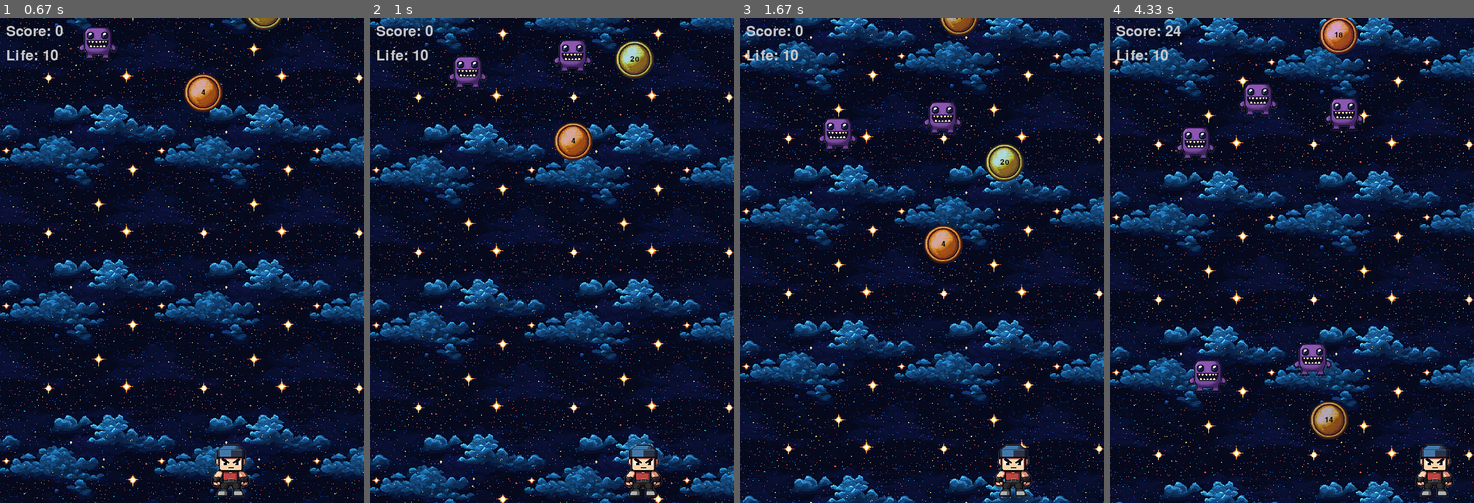
Above: before the commit, frames 1-4 (left to right).
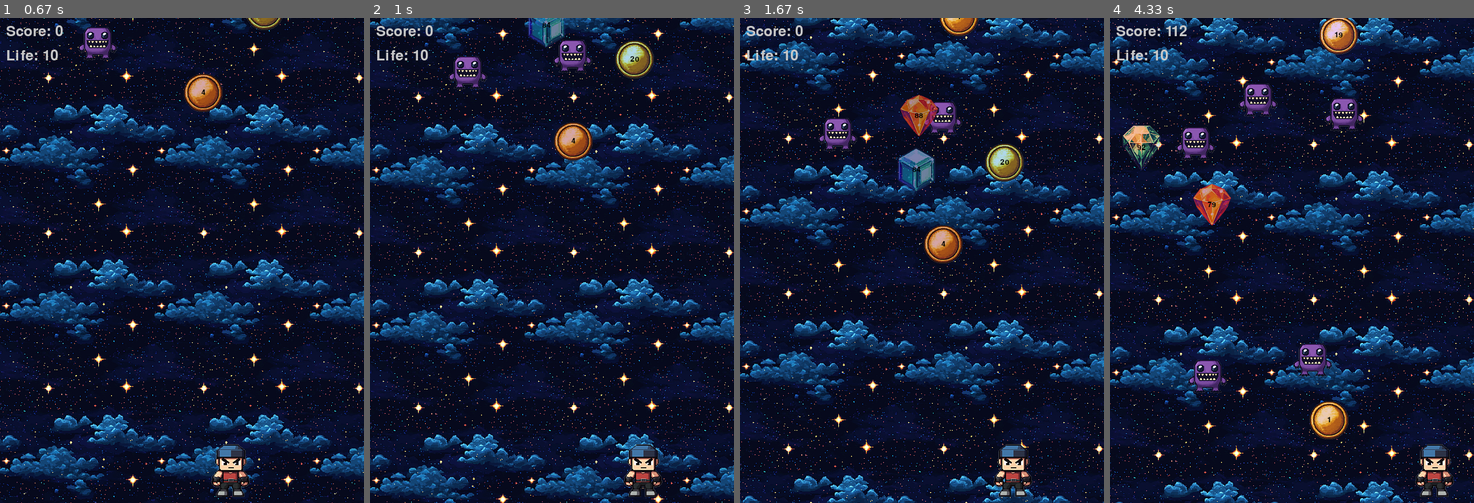
Above: after the commit, the same moments.

Repository: imigueldiaz/hero-monsters-pygame
Game: pygame game, started from run_game.py
Same seed, same stepped clock (60 frames per second), same inputs: the game is played once before the commit and once after it.
Inputs:
- Up to frame 1 (0.67 s): hold Right from 0.33 s (still down)
- Up to frame 2 (1 s): release Right at 0.8 s; hold Right from 0.83 s (still down)
- Up to frame 3 (1.67 s): release Right at 1.3 s; hold Left from 1.33 s (still down)
- Up to frame 4 (4.33 s): release Left at 1.87 s; hold Left 1.9-2.3 s; hold Right 2.33-2.97 s; hold Left 3-3.47 s; hold Right 3.5-3.97 s; hold Right from 4 s (still down)

Frame 1 is identical in both runs. In frame 2, 0.5% of the frame differs, in the area x 43-54%, y 0-6%; in frame 3, 1.5%; in frame 4, 2.0%, in the area x 3-68%, y 0-87%.

Commit message:
Add Jewel class and functionality to create and display jewels

Diff:
--- a/src/entities/__init__.py
+++ b/src/entities/__init__.py
@@ -2,3 +2,4 @@
 from .monster import Monster
 from .coin import Coin
 from .gameobject import GameObject, GameObjectType
+from .jewel import Jewel
--- /dev/null
+++ b/src/entities/jewel.py
@@ -0,0 +1,36 @@
+import random
+import pygame
+from .gameobject import GameObject, GameObjectType
+from .coin import Coin
+
+class Jewel(Coin):
+    def __init__(self, image_path: str, x: int, y: int, speed: int, window_height: int):
+        # Load the base image
+        super().__init__(image_path, x, y, speed, window_height)
+        self.window_height = window_height
+
+        change_color = random.random() < 0.5  # 50% chance to change color
+
+        if change_color:
+            # Apply a random color mask
+            random_color = (
+                random.randint(150, 255),  # Red
+                random.randint(150, 255),  # Green
+                random.randint(150, 255)   # Blue
+            )
+
+            self.apply_color_mask(random_color)
+
+        # Assign a random value to the coin
+        self.value = random.randint(50, 100)
+
+    def apply_color_mask(self, color):
+        """Applies a color mask to the coin image."""
+        colored_image = self.image.copy()
+        colored_image.fill(color, special_flags=pygame.BLEND_RGB_MULT)
+        self.image = colored_image
+
+    def update(self):
+        self.rect.y += self.speed
+        if self.rect.top > self.window_height:
+            self.kill()
--- a/src/heromonsters.py
+++ b/src/heromonsters.py
@@ -3,7 +3,7 @@
 import random
 import math
 
-from entities import Hero, Monster, Coin, GameObjectType
+from entities import Hero, Monster, Coin, GameObjectType, Jewel
 
 # --- Constants ---
 WINDOW_WIDTH, WINDOW_HEIGHT = 600, 800
@@ -11,8 +11,10 @@
 HERO_SPEED = 5
 MONSTER_SPEED = 3
 COIN_SPEED = 5
+JEWEL_SPEED = 7
 MAX_MONSTERS = 5
 MAX_COINS = 3
+MAX_JEWELS = 2
 FONT_SIZE = 36
 
 # --- Colors ---
@@ -46,6 +48,14 @@
         self.hero_image = pygame.image.load(os.path.join(SPRITES_PATH, 'hero.png')).convert_alpha()
         self.monster_image = pygame.image.load(os.path.join(SPRITES_PATH, 'monster.png')).convert_alpha()
         self.coin_image = pygame.image.load(os.path.join(SPRITES_PATH, 'coin.png')).convert_alpha()
+        self.jewels_images = []
+        self.jewels_paths = {}
+
+        #Load the four jewel images
+        for i in range(1, 5):
+            path = os.path.join(SPRITES_PATH, f'jewel{i}.png')
+            self.jewels_images.append(pygame.image.load(path).convert_alpha())
+            self.jewels_paths[i] = path
 
         # Set the hero image as the window icon
         pygame.display.set_icon(self.hero_image)
@@ -54,6 +64,7 @@
         self.all_sprites = pygame.sprite.Group()
         self.monsters = pygame.sprite.Group()
         self.coins = pygame.sprite.Group()
+        self.jewels = pygame.sprite.Group()
 
         # Create hero
         self.hero = Hero(
@@ -102,6 +113,22 @@
             x,
             y,
             COIN_SPEED,
+            WINDOW_HEIGHT
+        )
+    def create_jewel(self):
+        # Randomly select one of the four jewel images
+        jewel_image_index = random.choice(range(1, 5)) - 1  # Adjust for zero-indexing
+        x = random.randint(0, WINDOW_WIDTH - self.jewels_images[jewel_image_index].get_width())
+        y = -self.jewels_images[jewel_image_index].get_height()
+
+        # Get the path to the selected jewel image
+        jewel_image_path = self.jewels_paths[jewel_image_index + 1]  # Adjust back to original index for path
+
+        return Jewel(
+            jewel_image_path,  # Pass the path directly
+            x,
+            y,
+            JEWEL_SPEED,
             WINDOW_HEIGHT
         )
 
@@ -252,6 +279,12 @@
                         self.coins.add(coin)
                         self.all_sprites.add(coin)
 
+                if len(self.jewels) < MAX_JEWELS and random.random() < 0.05:
+                    jewel = self.create_jewel()
+                    if not pygame.sprite.spritecollideany(jewel, self.jewels) and not pygame.sprite.spritecollideany(jewel, self.coins) and not pygame.sprite.spritecollideany(jewel, self.monsters):
+                        self.jewels.add(jewel)
+                        self.all_sprites.add(jewel)
+
                 # --- Collision Detection ---
 
                 # --- Collision Detection ---
@@ -283,6 +316,15 @@
                     sound.set_volume(volume)
                     sound.play()
 
+                for jewel in pygame.sprite.spritecollide(self.hero, self.jewels, True):
+                    self.score += jewel.value
+                    # Randomly play one of the two sounds
+                    sound = random.choice([self.PING, self.PONG])
+                    volume = math.log10(jewel.value + 1) / math.log10(26)
+                    sound.set_volume(volume)
+                    sound.play()
+
+
                 # --- Scrolling Background ---
                 self.bg_y += 2
                 if self.bg_y >= 0:  # When the second copy reaches the top
@@ -300,6 +342,11 @@
                 value_text = pygame.font.Font(None, FONT_SIZE // 2).render(str(coin.value), True, BLACK)
                 self.screen.blit(value_text, value_text.get_rect(center=coin.rect.center))
 
+            for jewel in self.jewels:
+                value_text = pygame.font.Font(None, FONT_SIZE // 2).render(str(jewel.value), True, BLACK)
+                self.screen.blit(value_text, value_text.get_rect(center=jewel.rect.center))
+
+
             self.display_score()
             self.display_life()
 
Binary file added: assets/images/jewel1.png
Binary file added: assets/images/jewel2.png
Binary file added: assets/images/jewel3.png
Binary file added: assets/images/jewel4.png
